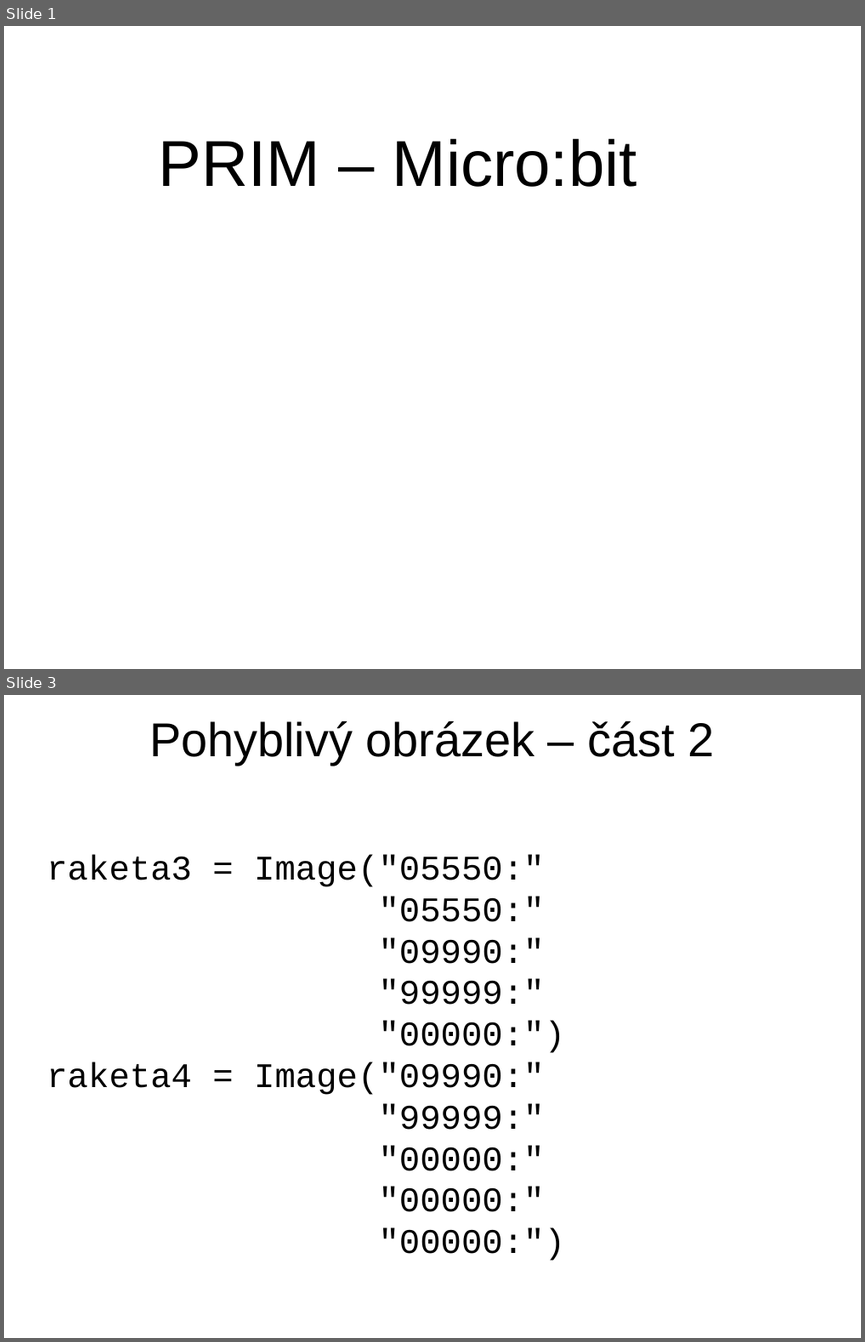
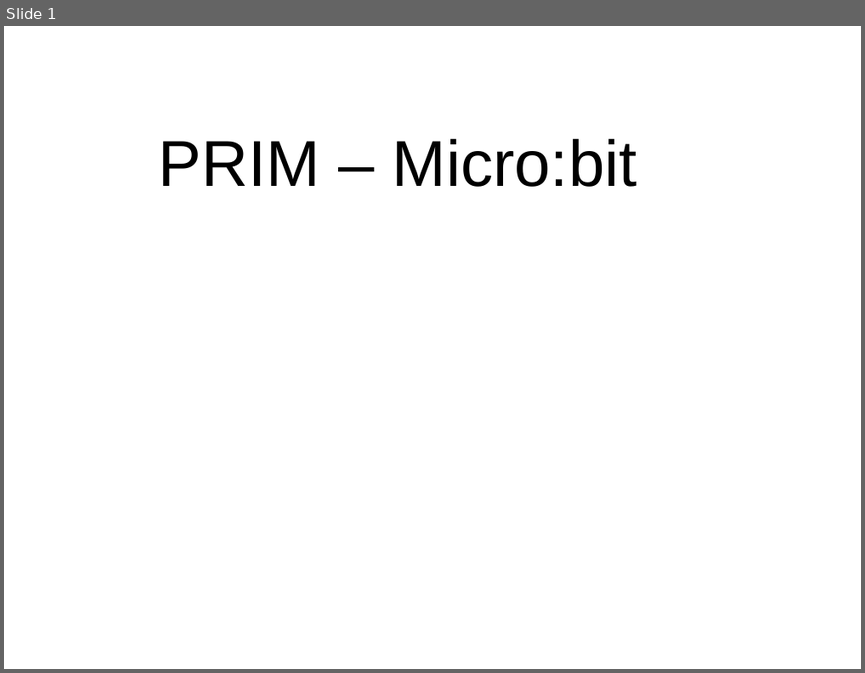
Before and after one commit to jipech/PRIM-microbit, a slide deck: 01-LED/01_Pro_ucitele/Prezentace/14-obrazky.pptx. Shown one above the other, each under a label of ours: slides 1 and 3 before the commit, slide 1 after it; the slides between them are not shown. The pictures are 865x1342 and 865x673 pixels, drawn with LibreOffice and Linux fonts; fonts in the diff are those of the drawing; background and template pictures are left out. Boxes give left, top, right and bottom in pixels: in the first picture for what was removed or moved away, otherwise in the second. Text is boxed around its words. In the diff, an @@ line names an element or a change of style, - is before the commit and + after.

```diff
--- a/01-LED/01_Pro_ucitele/Prezentace/14-obrazky.pptx
+++ b/01-LED/01_Pro_ucitele/Prezentace/14-obrazky.pptx
@@ slide 3 removed at (4, 695, 861, 1338), background picture (left out) @@
@@ text removed at (149, 721, 714, 765) @@
-Pohyblivý obrázek – část 2
@@ text removed at (46, 855, 565, 1212) @@
-raketa3 = Image("05550:"
-"05550:"
-"09990:"
-"99999:"
-"00000:")
-raketa4 = Image("09990:"
-"99999:"
-"00000:"
-"00000:"
-"00000:")
```
Also in this commit, not shown: 4 slides changed, 2 other slides removed, 42 other files.
